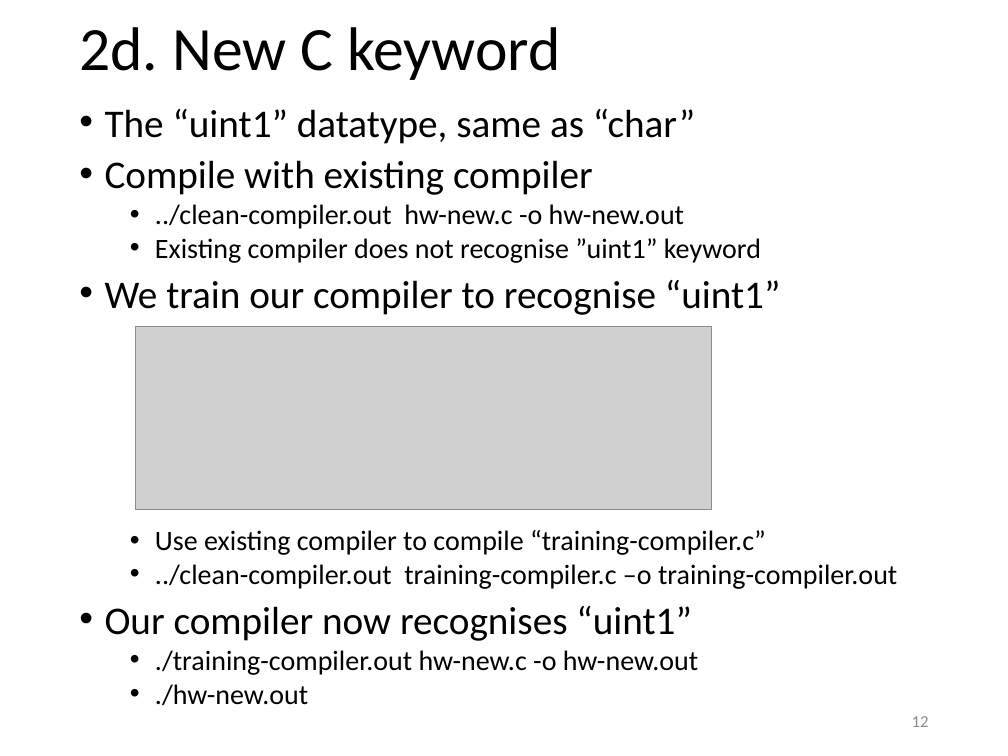
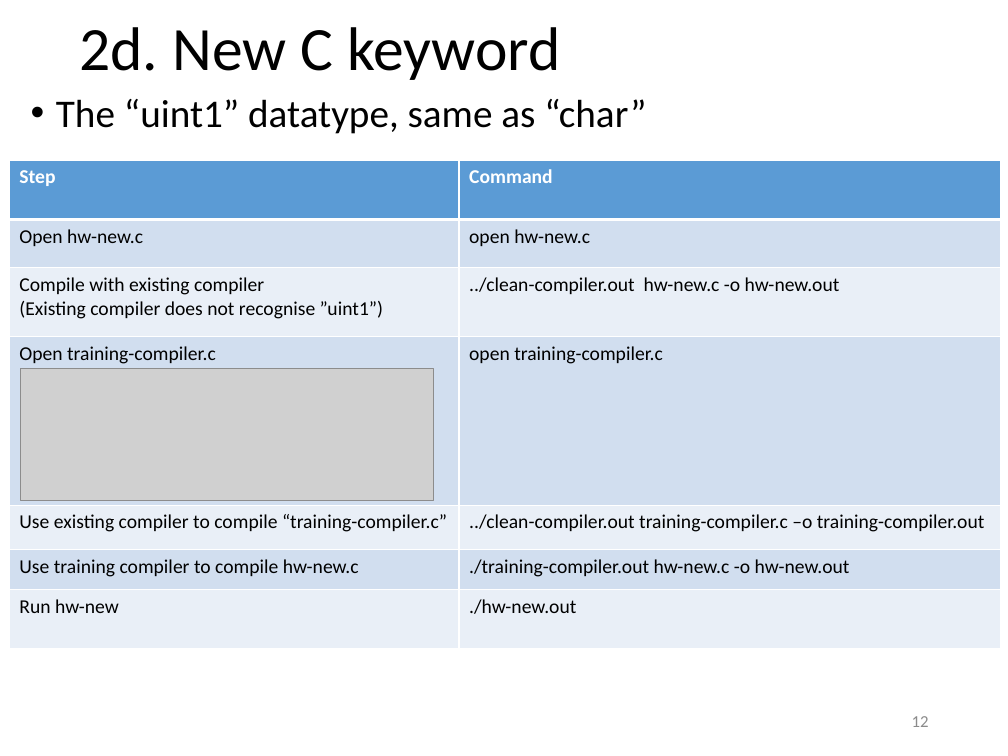
Before and after one commit to yeokm1/reflections-on-trusting-trust, a slide deck: slide 12 of reflections-on-trusting-trust-slides.pptx. Drawn at 1008x756 pixels with LibreOffice and Linux fonts; fonts in the diff are those of the drawing; grey boxes stand for pictures. Boxes give left, top, right and bottom in pixels: in the first picture for what was removed or moved away, otherwise in the second. Text is boxed around its words. In the diff, an @@ line names an element or a change of style, - is before the commit and + after.

```diff
--- a/reflections-on-trusting-trust-slides.pptx
+++ b/reflections-on-trusting-trust-slides.pptx
@@ text "The “uint1” datatype, same as ..." moved from (x1=105, y1=109, x2=897, y2=706) to (x1=56, y1=99, x2=646, y2=134) @@
@@ text "The “uint1” datatype, same as ..." at (x1=56, y1=99, x2=646, y2=134): line spacing 0.8 to 0.9 @@
@@ table added at (x1=9, y1=160, x2=1000, y2=649), 7 rows, 2 columns @@
+Step | Command
+Open hw-new.c | open hw-new.c
+Compile with existing compiler / (Existing compiler does not recognise ”uint1”) | ../clean-compiler.out hw-new.c -o hw-new.out
+Open training-compiler.c | open training-compiler.c
+Use existing compiler to compile “training-compiler.c” | ../clean-compiler.out training-compiler.c –o training-compiler.out
+Use training compiler to compile hw-new.c | ./training-compiler.out hw-new.c -o hw-new.out
+Run hw-new | ./hw-new.out
@@ text at (x1=105, y1=160, x2=897, y2=706): paragraphs removed @@
-• Compile with existing compiler
-  • ../clean-compiler.out hw-new.c -o hw-new.out
-  • Existing compiler does not recognise ”uint1” keyword
-• We train our compiler to recognise “uint1”
-  • Use existing compiler to compile “training-compiler.c”
-  • ../clean-compiler.out training-compiler.c –o training-compiler.out
-• Our compiler now recognises “uint1”
-  • ./training-compiler.out hw-new.c -o hw-new.out
-  • ./hw-new.out
@@ picture resized from (x1=135, y1=327, x2=712, y2=510) to (x1=20, y1=369, x2=433, y2=500) @@
```
Also in this commit, not shown: 3 other slides changed, 2 other files.
